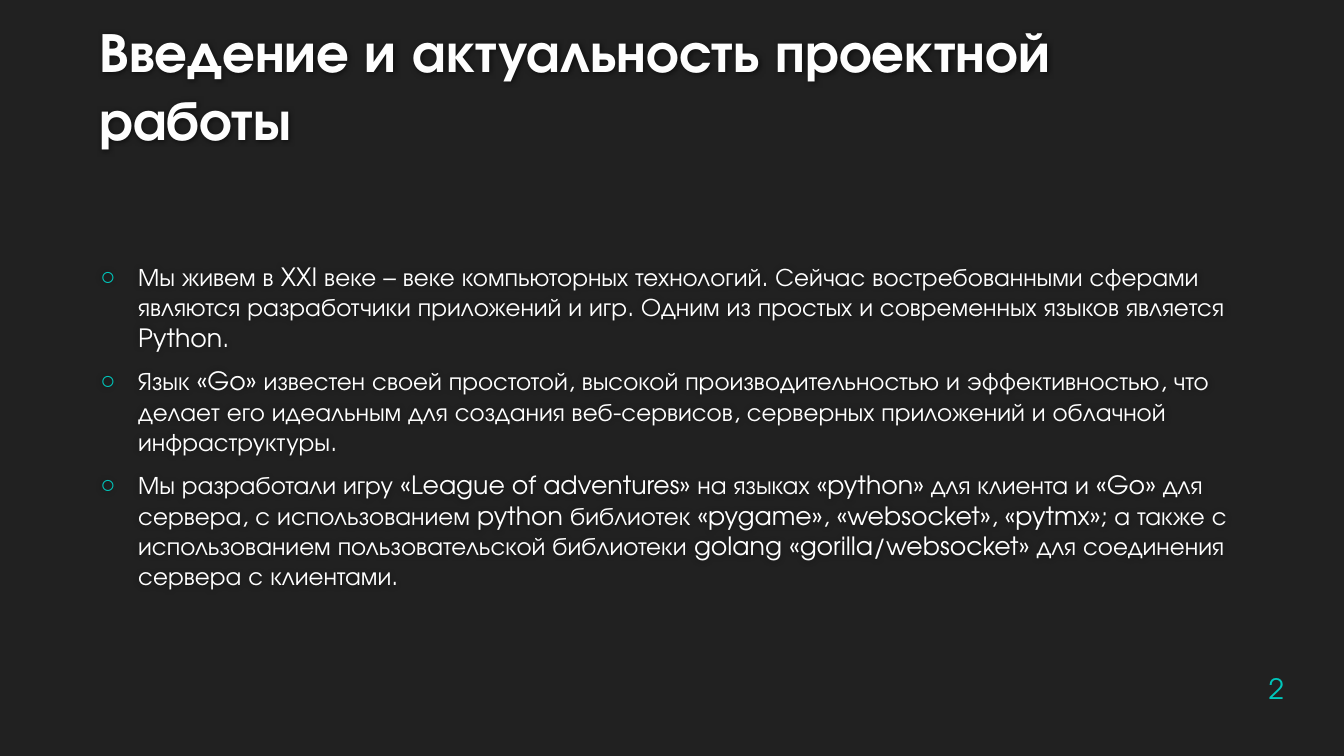
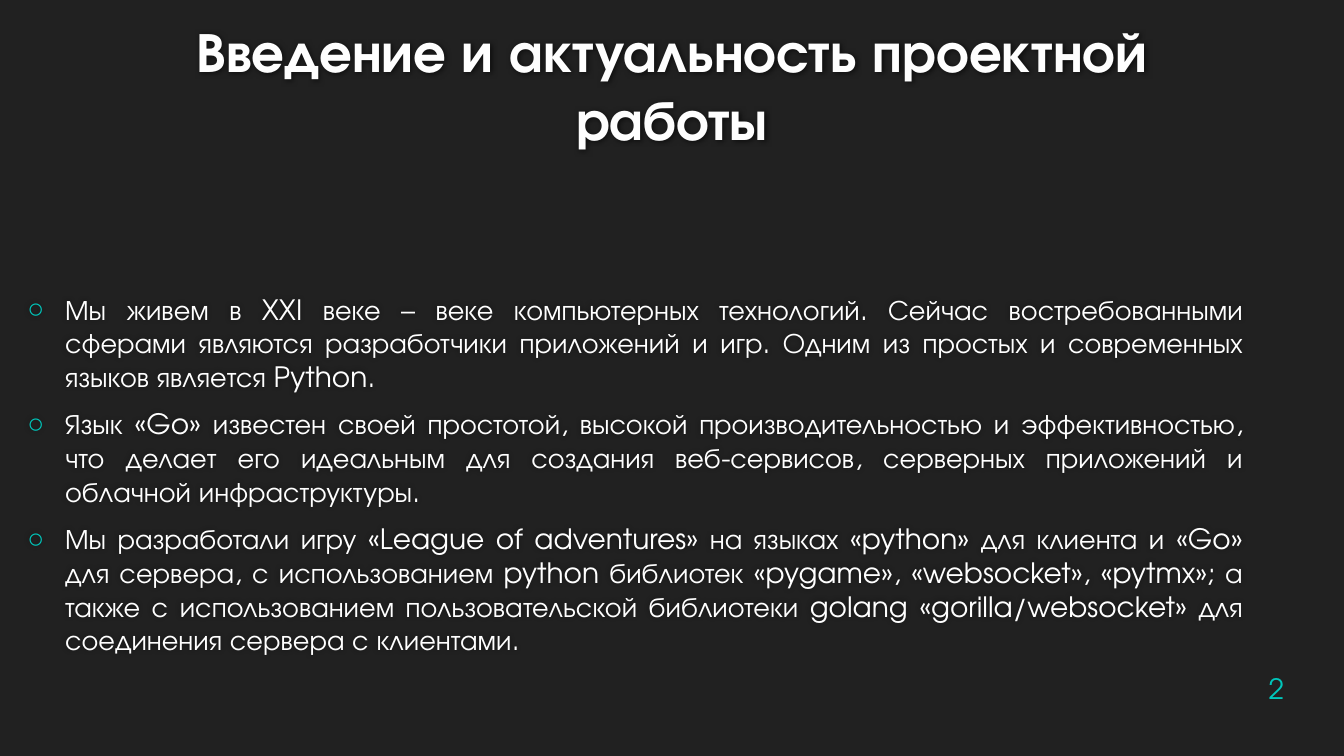
Before and after one commit to leagueofadventures/origin, a slide deck: slide 2 of Документация/origin.pptx. Drawn at 1344x756 pixels with LibreOffice and Linux fonts; fonts in the diff are those of the drawing; background and template pictures are left out. Boxes give left, top, right and bottom in pixels: in the first picture for what was removed or moved away, otherwise in the second. Text is boxed around its words. In the diff, an @@ line names an element or a change of style, - is before the commit and + after.

```diff
--- a/Документация/origin.pptx
+++ b/Документация/origin.pptx
@@ title "Введение и актуальность проектной работы" at (196,33,1148,150): alignment left to centre @@
@@ text "Мы живем в XXI веке ...": place and size @@
-text "Мы живем в XXI веке ..." at (138,267,1227,590)
+text "Мы живем в XXI веке ..." at (65,299,1243,655)
@@ text at (65,299,1243,393): text changed; size 18 to 20 pt @@
-○ Мы живем в XXI веке – веке компьюторных технологий. Сейчас востребованными сферами являются разработчики приложений и игр. Одним из простых и современных языков является Python.
+○ Мы живем в XXI веке – веке компьютерных технологий. Сейчас востребованными сферами являются разработчики приложений и игр. Одним из простых и современных языков является Python.
@@ text at (65,413,1243,655): size 18 to 20 pt in "Язык «Go» известен своей простотой, высокой производительнос ...", "Мы разработали игру «League of adventures» на ..."; alignment left to justified @@
```
Also in this commit, not shown: 11 other slides changed, 2 other files.
